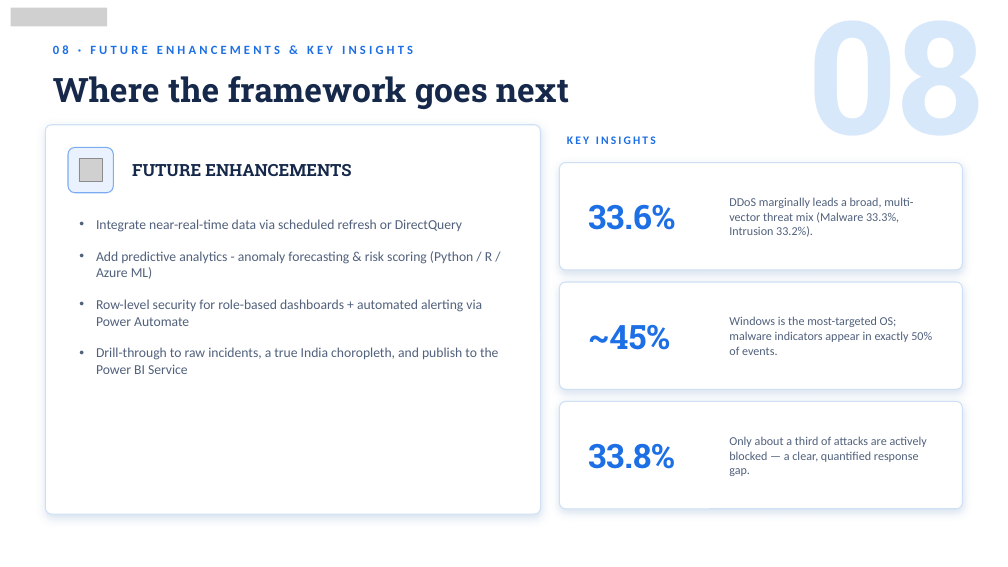
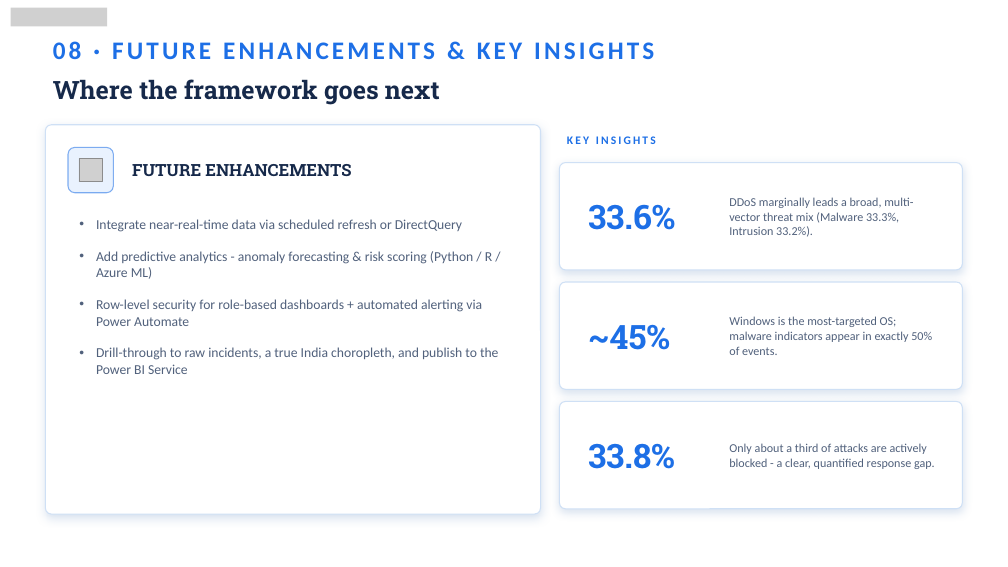
Before and after one commit to priyamsinha23/Infosys-Springboard-Virtual-Internship-7.0-Batch-1-Team-C, a slide deck: slide 15 of Team_Members_PPT/Siddhant.pptx (slide 9 before the commit). Drawn at 1008x567 pixels with LibreOffice and Linux fonts; fonts in the diff are those of the drawing; grey boxes stand for pictures; background and template pictures are left out. Boxes give left, top, right and bottom in pixels: in the first picture for what was removed or moved away, otherwise in the second. Text is boxed around its words. In the diff, an @@ line names an element or a change of style, - is before the commit and + after.

```diff
--- a/Team_Members_PPT/Siddhant.pptx
+++ b/Team_Members_PPT/Siddhant.pptx
@@ text removed at [749,0,991,140] @@
-08
@@ text "08 · FUTURE ENHANCEMENTS & ..." at [53,41,654,59]: size 12 to 24 pt @@
@@ text "Where the framework goes next" at [53,79,440,105]: size 32 to 24 pt @@
@@ text at [729,443,935,469]: text changed @@
-Only about a third of attacks are actively blocked — a clear, quantified response gap.
+Only about a third of attacks are actively blocked - a clear, quantified response gap.
```
Also in this commit, not shown: 6 other slides changed, 9 slides added, 3 slides removed, 1 other file.
